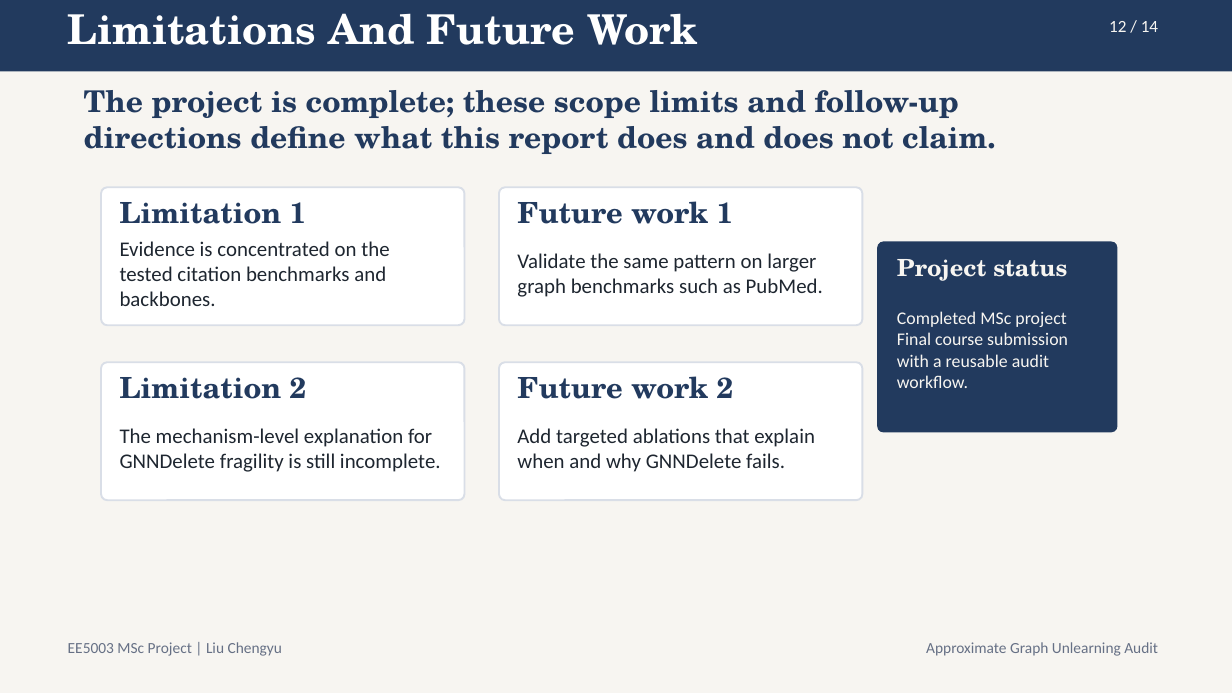
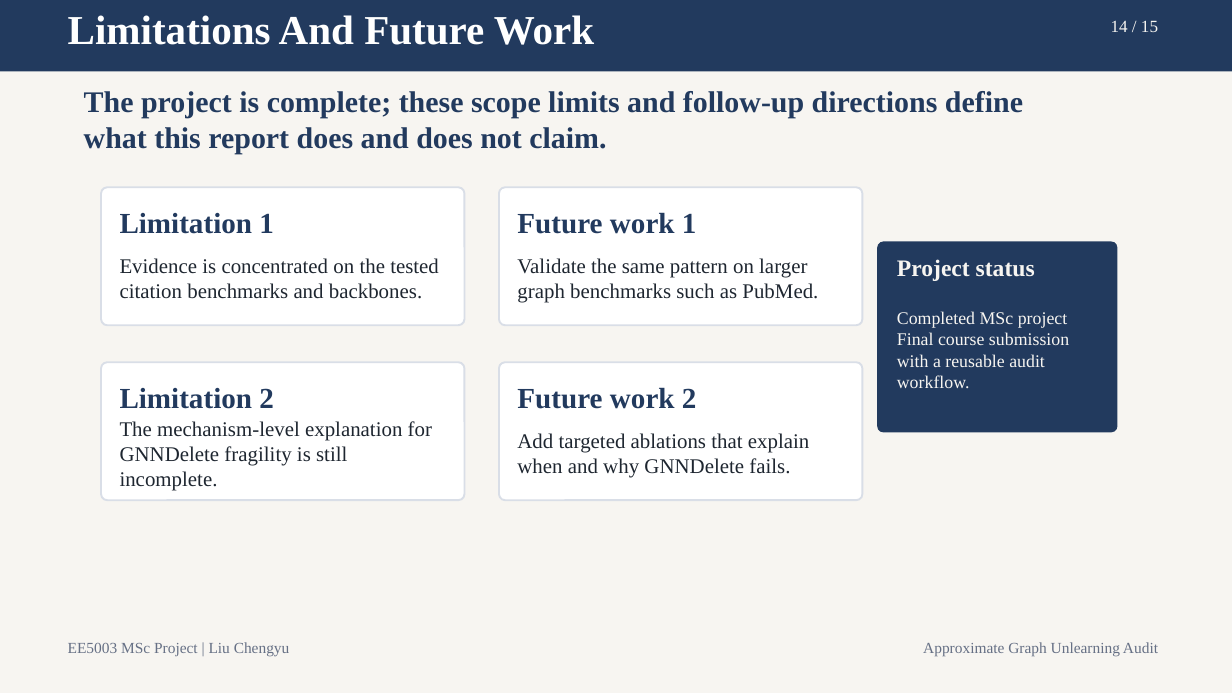
Before and after one commit to lelelelelelelelelelelelele/OpenGU, a slide deck: slide 14 of GULib-master/report/0417_5003report/ppt/out-test/final_15min_defense.pptx (slide 12 before the commit). Drawn at 1232x693 pixels with LibreOffice and Linux fonts; fonts in the diff are those of the drawing. Boxes give left, top, right and bottom in pixels: in the first picture for what was removed or moved away, otherwise in the second. Text is boxed around its words. In the diff, an @@ line names an element or a change of style, - is before the commit and + after.

Commit message:
feat: iterate defense deck content, styling and export

```diff
--- a/GULib-master/report/0417_5003report/ppt/out-test/final_15min_defense.pptx
+++ b/GULib-master/report/0417_5003report/ppt/out-test/final_15min_defense.pptx
@@ text at [1111, 20, 1158, 32]: text changed; font Calibri to Times New Roman @@
-12 / 14
+14 / 15
@@ text "Evidence is concentrated on the ...": place and size @@
-text "Evidence is concentrated on the ..." at [120, 241, 389, 306]
+text "Evidence is concentrated on the ..." at [120, 258, 439, 299]
@@ font TeX Gyre Schola to Times New Roman in 7 elements at [68, 15, 594, 45], [84, 91, 1023, 149], [897, 259, 1035, 281], [120, 213, 274, 234], [120, 388, 274, 409], [517, 212, 697, 234], [517, 387, 697, 409] @@
@@ 4 texts: place and size @@
-4 texts at [120, 201, 734, 399]
+4 texts at [120, 212, 697, 409]
@@ text "The mechanism-level explanation for GNNDelete ...": place and size @@
-text "The mechanism-level explanation for GNNDelete ..." at [120, 428, 441, 472]
+text "The mechanism-level explanation for GNNDelete ..." at [120, 421, 432, 491]
@@ font Calibri to Times New Roman in 7 elements at [68, 642, 290, 657], [923, 642, 1158, 657], [897, 311, 1069, 388], [120, 258, 439, 299], [120, 421, 432, 491], [517, 258, 818, 303], [517, 433, 809, 478] @@
```
Also in this commit, not shown: 8 other slides changed, 6 slides added, 5 slides removed, 43 other files.
